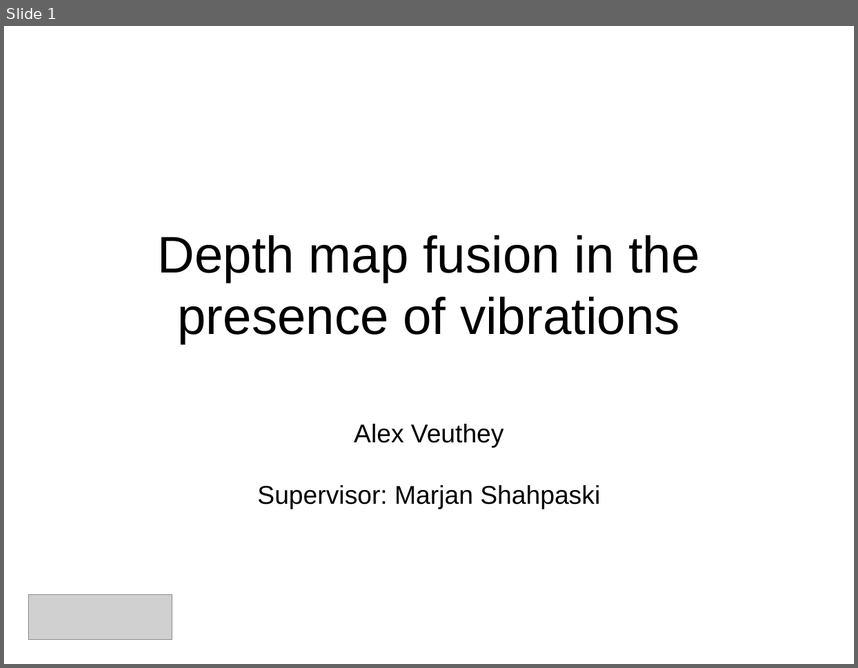
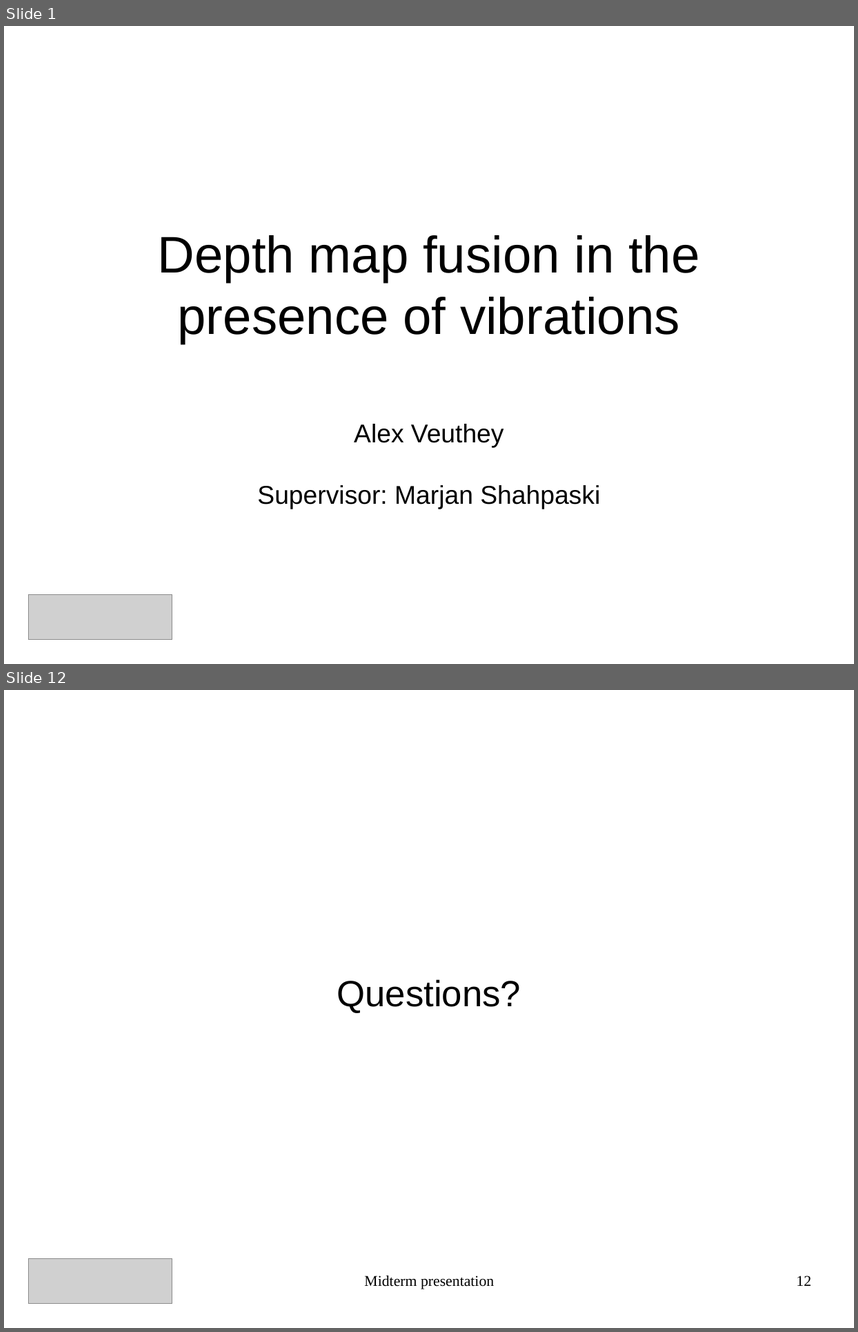
Before and after one commit to AlexVeuthey/KinectFusion, a slide deck: presentation/presentation.odp. Shown one above the other, each under a label of ours: slide 1 before the commit, slides 1 and 12 after it; the slides between them are not shown. The pictures are 858x668 and 858x1332 pixels, drawn with LibreOffice and Linux fonts; fonts in the diff are those of the drawing; grey boxes stand for pictures. Boxes give left, top, right and bottom in pixels: in the first picture for what was removed or moved away, otherwise in the second. Text is boxed around its words. In the diff, an @@ line names an element or a change of style, - is before the commit and + after.

```diff
--- a/presentation/presentation.odp
+++ b/presentation/presentation.odp
@@ slide 12 added at (x1=4, y1=690, x2=854, y2=1328), background #FFFFFF @@
@@ subtitle added at (x1=337, y1=979, x2=521, y2=1013), 34 pt, text #000000 @@
+Questions?
@@ picture added at (x1=28, y1=1259, x2=172, y2=1304) @@
@@ text added at (x1=364, y1=1275, x2=494, y2=1289), 14 pt, text #000000 @@
+Midterm presentation
@@ page number added at (x1=796, y1=1275, x2=811, y2=1285), 14 pt, text #000000 @@
+12
```
Also in this commit, not shown: 9 slides changed, 1 other slide added, 1 slide removed, 10 other files.
